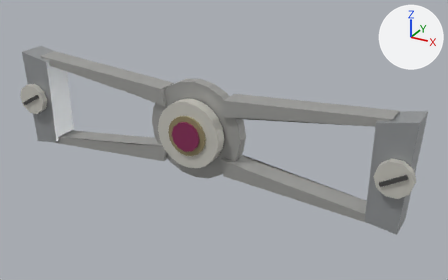
The glTF model scenes/blue_prince_lab/reference/meshes/ForkBridge.glb: old version first, new version second.
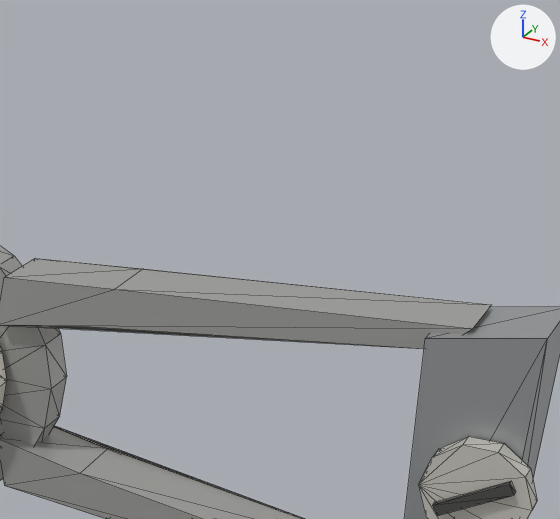
Each version appears first whole from a 50 mm lens placed at (0.667, -1.328, 0.533), pointed at (0.04, -0.188, -0.037), and next in a close-up on the part from 50% to 95% of the width and 0% to 67% of the height. Arrows for +X, +Y and +Z are at upper right; the lights stay in place. The first two pictures are the older version. The close-ups show mesh edges as thin lines. Vertices at exactly the same position are counted once.

Names of what the first close-up shows: 'ForkBridge'.
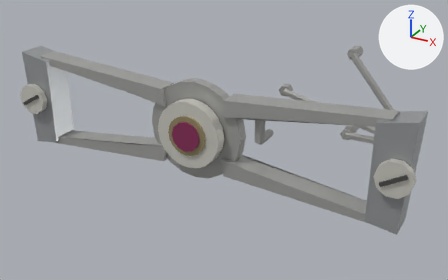
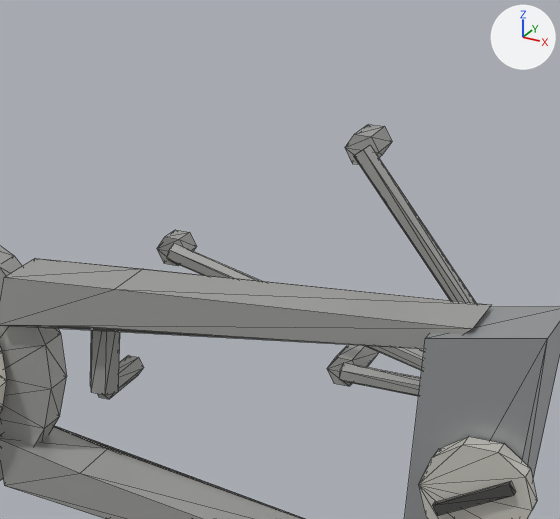
The change in detail:
me_mesh_0 is used by ob_forkbridge; location (0.0, 0.0, 0.0).
me_mesh_0 had 396 vertices, 724 faces and spanned x -0.488..0.488, y -0.291..-0.203, z -0.116..0.12.
me_mesh_0 now has 492 vertices, 884 faces and spans x -0.488..0.488, y -0.291..-0.056, z -0.116..0.191.
me_mesh_0 part 1: a new loose piece, a 6-sided cylinder along y spanning x 0.137..0.163, y -0.11..-0.089, z 0.064..0.086, in mat_metal.
me_mesh_0 part 2: a new loose piece, a 6-sided cylinder along z spanning x 0.138..0.162, y -0.241..-0.221, z 0.0..0.078, in mat_metal.
me_mesh_0 part 3: a new loose piece, a 6-sided cylinder along y spanning x 0.141..0.159, y -0.231..-0.178, z -0.008..0.008, in mat_metal.
me_mesh_0 part 4: a new loose piece, a 6-sided cylinder along y spanning x 0.287..0.313, y -0.11..-0.056, z -0.011..0.011, in mat_metal.
me_mesh_0 part 5: a new loose piece, a 6-sided cylinder along y spanning x 0.287..0.313, y -0.11..-0.077, z 0.169..0.191, in mat_metal.
me_mesh_0 part 6: a new loose piece, a 6-sided cylinder along x spanning x 0.3..0.45, y -0.117..-0.103, z -0.008..0.008, in mat_metal.
Part 7, on me_mesh_0:
12 vertices are added at x 0.148..0.306, y -0.117..-0.103, z 0.067..0.185.
6 new vertices lie (0.3, 0.0, -0.075) away from vertices in x 0.148..0.152, y -0.117..-0.103, z 0.067..0.083.
6 new vertices lie (0.15, 0.0, -0.18) away from vertices in x 0.294..0.306, y -0.117..-0.103, z 0.175..0.185.
40 new faces join them, mat_metal.

Pixel boxes [x1, y1, x2, y2] of what changed, in the close-ups (560 x 519 px):
'ForkBridge', reshaped
    before: [0, 246, 560, 519]
    after: [0, 124, 560, 519]
part 1 of me_mesh_0, added
    after: [157, 230, 197, 266]
part 2 of me_mesh_0, added
    after: [90, 330, 120, 395]
part 3 of me_mesh_0, added
    after: [97, 355, 144, 399]
part 4 of me_mesh_0, added
    after: [327, 345, 379, 386]
part 5 of me_mesh_0, added
    after: [345, 124, 392, 164]
part 6 of me_mesh_0, added
    after: [339, 362, 421, 396]
part 7 of me_mesh_0, added
    after: [167, 145, 476, 371]
